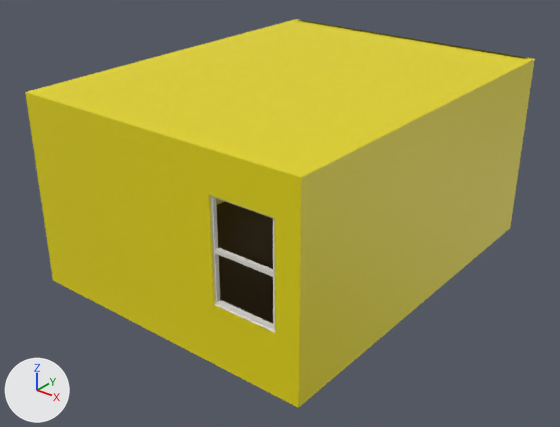
Renders of the Blender file locations/becca house/roomfromscratchv3.blend from each side of a commit.
Rendered twice from a 50 mm lens placed at (5.54, -7.31, 5.0), pointed at (0.03, -0.42, 0.73). Arrows for +X, +Y and +Z are at lower left; the lights stay in place. The picture after the commit comes second.

The first picture shows 'Room', 'Window'.
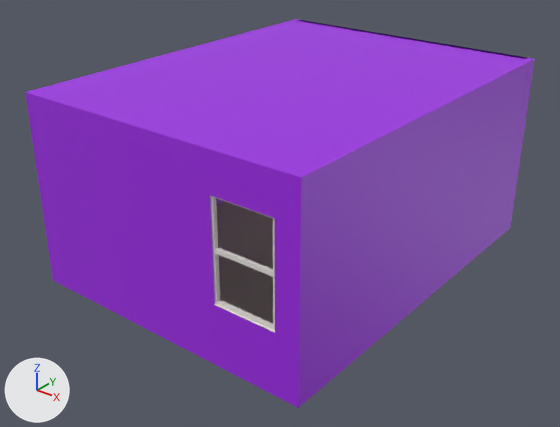
Edits to the bpy script that builds the scene:
```text
Change mat_material:
    mat_material.base_color: (0.8, 0.693, 0.0) -> (0.348, 0.0202, 0.8)  # yellow #e7d900 -> purple #9f27e7
Change mat_material_022:
    mat_material_022.base_color: (0.0682, 0.0325, 0.0325) -> (0.695, 0.684, 0.413)  # brown #4a3333 -> beige #d9d8ac
```

Pixel boxes [x1, y1, x2, y2] of what changed, in the pictures (560 x 427 px):
'Room', recoloured (yellow to purple)
    both: [25, 19, 535, 408]
